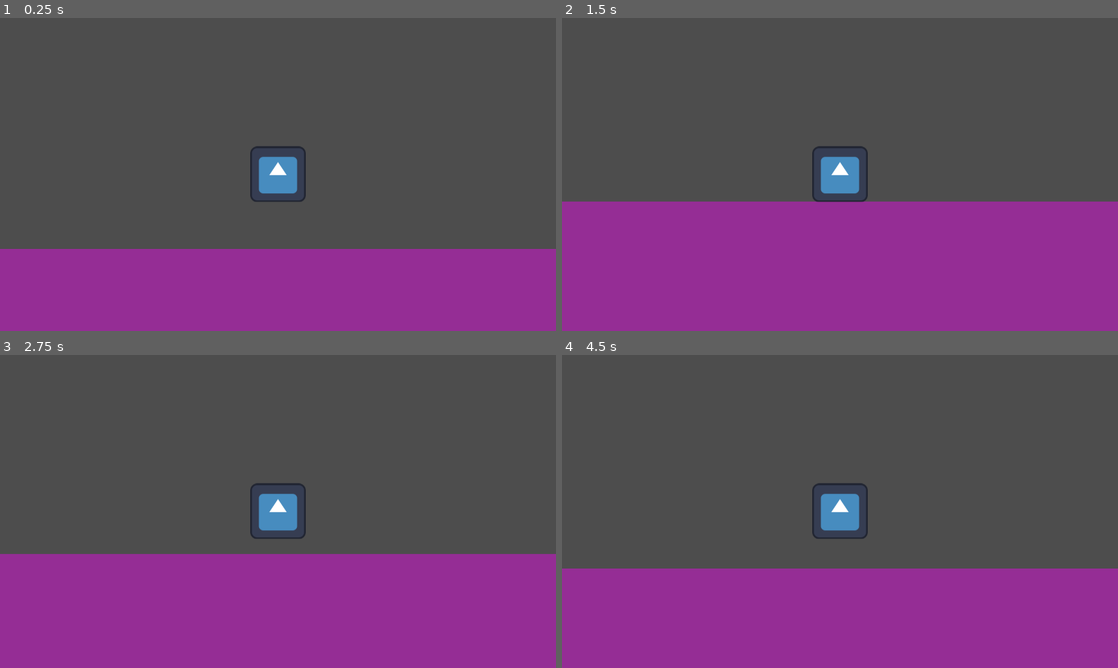
Above: before the commit, frames 1-4 (two rows, left to right).
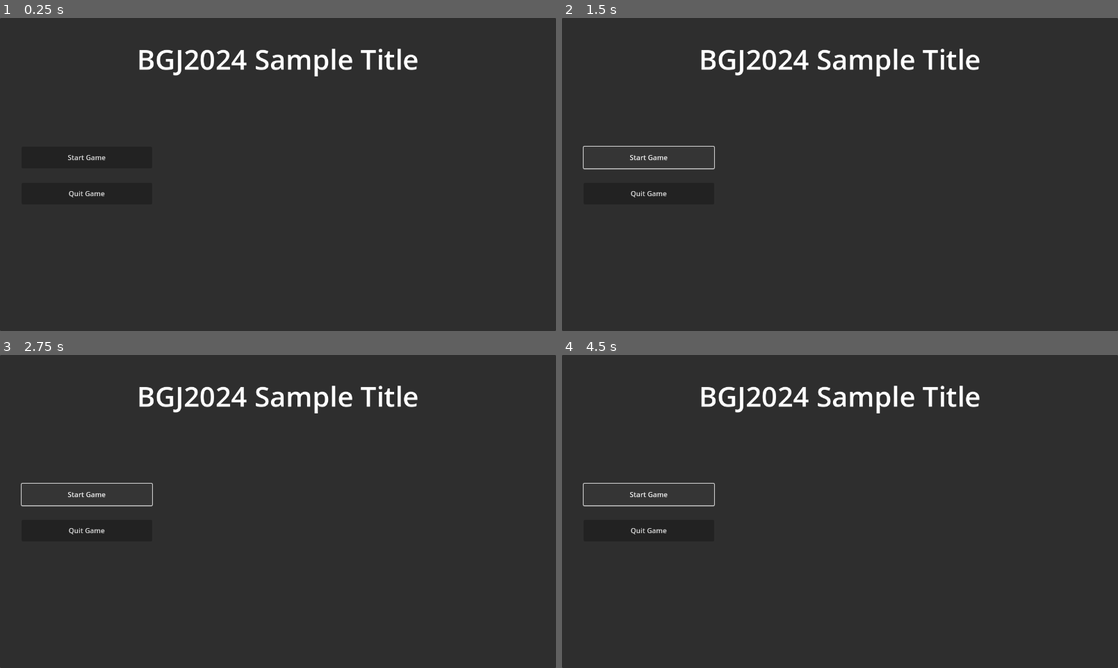
Above: after the commit, the same moments.

Repository: 20TB-ZipBomb/BGJ2024
Game: Godot game, scene res://scenes/main.tscn
Two runs of this game, one before a commit and one after it. Both use one fixed random seed, a clock stepped at 60 frames per second and the inputs below. The engine's default icon, where the game draws it, is replaced by a stand-in: a white triangle on a blue panel in a dark square.
Inputs (mouse positions are in pixels of both pictures, inside the frame that each line leads up to):
- Up to frame 1 (0.25 s): no input
- Up to frame 2 (1.5 s): click (650, 158) at 0.5 s, where only the run after the commit has a clickable "Start Game"; click (650, 158) at 1.25 s, where only the run after the commit has a clickable "Start Game"
- Up to frame 3 (2.75 s): tap Enter (ui_accept) at 2, 2.27 s; hold D (move_right) from 2.03 s (still down)
- Up to frame 4 (4.5 s): tap Enter (ui_accept) at 3.02, 4.25 s; release D (move_right) at 3.53 s; hold A (move_left) 3.53-4.28 s; hold D (move_right) from 4.28 s (still down)

The runs differ from the first frame. In frame 1, 100% of the frame differs, in the area x 0-100%, y 0-100%; in frame 2, 98%; in frame 3, 98%; in frame 4, 98%.

Commit message:
Added main menu mockup

Diff:
--- a/scenes/main.tscn
+++ b/scenes/main.tscn
@@ -1,16 +1,18 @@
 [gd_scene load_steps=2 format=3 uid="uid://mrwfhtbww3xe"]
 
-[ext_resource type="PackedScene" uid="uid://b1amqp52ot6iw" path="res://scenes/levels/test_level.tscn" id="1_8kmj7"]
+[ext_resource type="PackedScene" uid="uid://dqboerkph0roh" path="res://scenes/ui/main_menu.tscn" id="2_2ff72"]
 
 [node name="Main" type="Node"]
 
 [node name="Game" type="Node2D" parent="."]
 
-[node name="TestLevel" parent="Game" instance=ExtResource("1_8kmj7")]
-position = Vector2(3.79753, 5.52263)
-
 [node name="UI" type="Control" parent="."]
 layout_mode = 3
-anchors_preset = 0
-offset_right = 40.0
-offset_bottom = 40.0
+anchors_preset = 15
+anchor_right = 1.0
+anchor_bottom = 1.0
+grow_horizontal = 2
+grow_vertical = 2
+
+[node name="MainMenu" parent="UI" instance=ExtResource("2_2ff72")]
+layout_mode = 1
--- /dev/null
+++ b/scenes/ui/main_menu.tscn
@@ -0,0 +1,79 @@
+[gd_scene load_steps=4 format=3 uid="uid://dqboerkph0roh"]
+
+[ext_resource type="Script" path="res://scripts/ui/main_menu.gd" id="1_hj6qr"]
+
+[sub_resource type="SystemFont" id="SystemFont_em61w"]
+
+[sub_resource type="LabelSettings" id="LabelSettings_y8mke"]
+font = SubResource("SystemFont_em61w")
+font_size = 64
+
+[node name="MainMenu" type="Control"]
+layout_mode = 3
+anchors_preset = 15
+anchor_right = 1.0
+anchor_bottom = 1.0
+grow_horizontal = 2
+grow_vertical = 2
+script = ExtResource("1_hj6qr")
+
+[node name="PanelContainer" type="PanelContainer" parent="."]
+layout_mode = 1
+anchors_preset = 15
+anchor_right = 1.0
+anchor_bottom = 1.0
+grow_horizontal = 2
+grow_vertical = 2
+
+[node name="MarginContainer" type="MarginContainer" parent="PanelContainer"]
+layout_mode = 2
+theme_override_constants/margin_left = 50
+theme_override_constants/margin_top = 50
+theme_override_constants/margin_right = 50
+theme_override_constants/margin_bottom = 50
+
+[node name="VBoxContainer" type="VBoxContainer" parent="PanelContainer/MarginContainer"]
+layout_mode = 2
+
+[node name="Title" type="Label" parent="PanelContainer/MarginContainer/VBoxContainer"]
+layout_mode = 2
+text = "BGJ2024 Sample Title"
+label_settings = SubResource("LabelSettings_y8mke")
+horizontal_alignment = 1
+
+[node name="HBoxContainer" type="HBoxContainer" parent="PanelContainer/MarginContainer/VBoxContainer"]
+layout_mode = 2
+size_flags_vertical = 3
+
+[node name="Buttons" type="VBoxContainer" parent="PanelContainer/MarginContainer/VBoxContainer/HBoxContainer"]
+layout_mode = 2
+size_flags_horizontal = 0
+
+[node name="SpacerTop" type="Control" parent="PanelContainer/MarginContainer/VBoxContainer/HBoxContainer/Buttons"]
+custom_minimum_size = Vector2(0, 150)
+layout_mode = 2
+
+[node name="StartGame" type="Button" parent="PanelContainer/MarginContainer/VBoxContainer/HBoxContainer/Buttons"]
+custom_minimum_size = Vector2(300, 50)
+layout_mode = 2
+text = "Start Game"
+
+[node name="SpacerMid" type="Control" parent="PanelContainer/MarginContainer/VBoxContainer/HBoxContainer/Buttons"]
+custom_minimum_size = Vector2(0, 25)
+layout_mode = 2
+
+[node name="QuitGame" type="Button" parent="PanelContainer/MarginContainer/VBoxContainer/HBoxContainer/Buttons"]
+custom_minimum_size = Vector2(300, 50)
+layout_mode = 2
+text = "Quit Game"
+
+[node name="SpacerBot" type="Control" parent="PanelContainer/MarginContainer/VBoxContainer/HBoxContainer/Buttons"]
+custom_minimum_size = Vector2(0, 150)
+layout_mode = 2
+
+[node name="TextureRect" type="TextureRect" parent="PanelContainer/MarginContainer/VBoxContainer/HBoxContainer"]
+layout_mode = 2
+size_flags_horizontal = 3
+
+[connection signal="pressed" from="PanelContainer/MarginContainer/VBoxContainer/HBoxContainer/Buttons/StartGame" to="." method="_on_start_game_pressed"]
+[connection signal="pressed" from="PanelContainer/MarginContainer/VBoxContainer/HBoxContainer/Buttons/QuitGame" to="." method="_on_quit_game_pressed"]
--- /dev/null
+++ b/scripts/ui/main_menu.gd
@@ -0,0 +1,8 @@
+extends Control
+
+func _on_start_game_pressed() -> void:
+	pass # Replace with function body.
+
+
+func _on_quit_game_pressed() -> void:
+	get_tree().quit()
